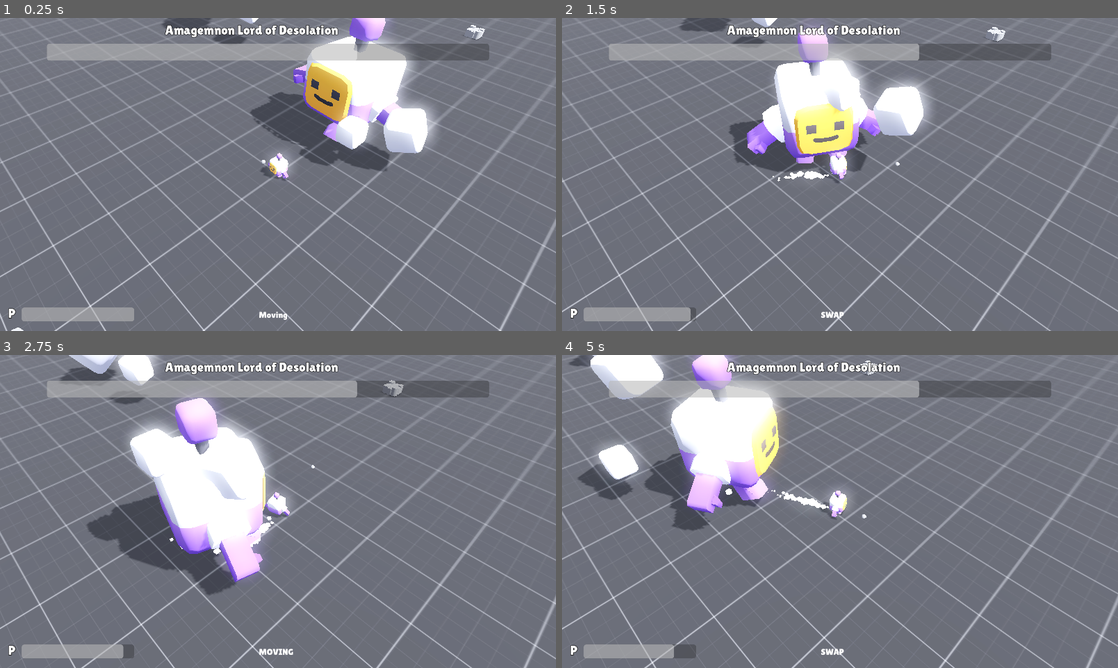
Above: before the commit, frames 1-4 (two rows, left to right).
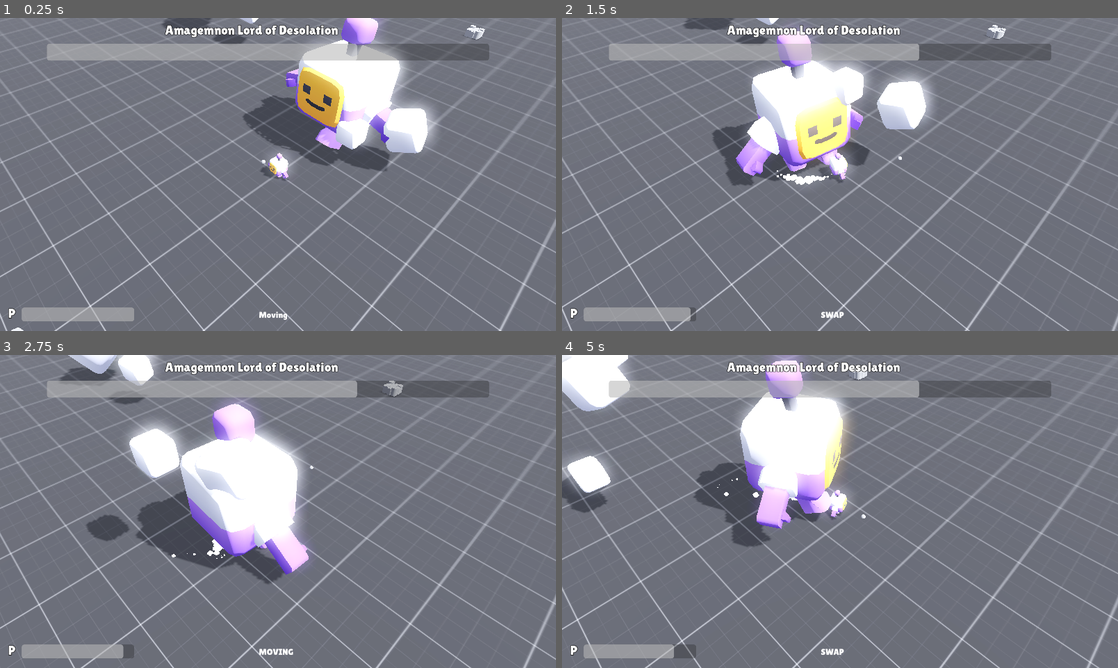
Above: after the commit, the same moments.

Repository: JejeB/Bosh_Rush_Game_Jam
Game: Godot game, scene res://scenes/main.tscn
The game is run twice, just before and just after one commit, with the same random seed, the same clock (stepped at 60 frames per second) and the same inputs.
Inputs (mouse positions are in pixels of both pictures, inside the frame that each line leads up to):
- Up to frame 1 (0.25 s): no input
- Up to frame 2 (1.5 s): move the mouse to (962, 158) at 0.52 s; hold D (move_right) 0.53-1.28 s; click (962, 158) at 0.6 s; move the mouse to (728, 190) at 1.27 s; hold S (move_back) from 1.28 s (still down); tap Q (swap_button) at 1.35 s
- Up to frame 3 (2.75 s): move the mouse to (333, 442) at 2.02 s; release S (move_back) at 2.03 s; hold D (move_right) from 2.03 s (still down); click (333, 442) at 2.1 s
- Up to frame 4 (5 s): move the mouse to (812, 574) at 2.77 s; release D (move_right) at 2.78 s; hold W (move_forward) 2.78-3.53 s; tap Q (swap_button) at 2.85, 4.35 s; click (812, 574) at 2.92 s; move the mouse to (1006, 558) at 3.52 s; hold A (move_left) from 3.53 s (still down); click (1006, 558) at 3.6 s; move the mouse to (673, 464) at 4.27 s

The runs differ from the first frame. In frame 1, 3.5% of the frame differs, in the area x 43-75%, y 0-43%; in frame 2, 15%; in frame 3, 12%; in frame 4, 22%, in the area x 0-100%, y 0-100%.

Commit message:
fix boss scene

Diff:
--- a/objects/boss.tscn
+++ b/objects/boss.tscn
@@ -1,9 +1,9 @@
 [gd_scene load_steps=8 format=3 uid="uid://440rqsqg6bur"]
 
+[ext_resource type="Script" path="res://scripts/boss.gd" id="1_fbayf"]
 [ext_resource type="PackedScene" uid="uid://c0e27836xgmhi" path="res://objects/character.tscn" id="2_sqo0v"]
 [ext_resource type="Texture2D" uid="uid://8ggihh27mlrr" path="res://sprites/blob_shadow.png" id="3_6f5u1"]
 [ext_resource type="ArrayMesh" uid="uid://deu06eho4c74" path="res://meshes/dust.res" id="4_fgork"]
-[ext_resource type="AudioStream" uid="uid://cydjn1ct3hps2" path="res://sounds/walking.ogg" id="5_u2olp"]
 
 [sub_resource type="CapsuleShape3D" id="CapsuleShape3D_gdq8c"]
 radius = 0.3
@@ -22,8 +22,9 @@
 _data = [Vector2(0, 0), 0.0, 0.0, 0, 0, Vector2(0.249284, 1), 0.0, 0.0, 0, 0, Vector2(1, 0), 0.0, 0.0, 0, 0]
 point_count = 3
 
-[node name="Player" type="CharacterBody3D"]
+[node name="Boss" type="CharacterBody3D"]
 transform = Transform3D(5, 0, 0, 0, 5, 0, 0, 0, 5, 0, 0.5, 0)
+script = ExtResource("1_fbayf")
 
 [node name="Collider" type="CollisionShape3D" parent="."]
 transform = Transform3D(1, 0, 0, 0, 1, 0, 0, 0, 1, 0, 0.55, 0)
@@ -67,7 +68,6 @@
 scale_amount_curve = SubResource("Curve_xh1e2")
 
 [node name="SoundFootsteps" type="AudioStreamPlayer" parent="."]
-stream = ExtResource("5_u2olp")
 volume_db = -5.0
 pitch_scale = 1.25
 autoplay = true
--- a/objects/player.tscn
+++ b/objects/player.tscn
@@ -1,10 +1,9 @@
-[gd_scene load_steps=9 format=3 uid="uid://dl2ed4gkybggf"]
+[gd_scene load_steps=8 format=3 uid="uid://dl2ed4gkybggf"]
 
 [ext_resource type="Script" path="res://scripts/player.gd" id="1_ffboj"]
 [ext_resource type="PackedScene" uid="uid://c0e27836xgmhi" path="res://objects/character.tscn" id="2_nero3"]
 [ext_resource type="Texture2D" uid="uid://8ggihh27mlrr" path="res://sprites/blob_shadow.png" id="3_0c7wt"]
 [ext_resource type="ArrayMesh" uid="uid://deu06eho4c74" path="res://meshes/dust.res" id="4_mvhqy"]
-[ext_resource type="AudioStream" uid="uid://cydjn1ct3hps2" path="res://sounds/walking.ogg" id="5_ics1s"]
 
 [sub_resource type="CapsuleShape3D" id="CapsuleShape3D_gdq8c"]
 radius = 0.3
@@ -69,7 +68,6 @@
 scale_amount_curve = SubResource("Curve_xh1e2")
 
 [node name="SoundFootsteps" type="AudioStreamPlayer" parent="."]
-stream = ExtResource("5_ics1s")
 volume_db = -5.0
 pitch_scale = 1.25
 autoplay = true
--- a/scenes/main.tscn
+++ b/scenes/main.tscn
@@ -6,7 +6,6 @@
 [ext_resource type="Texture2D" uid="uid://cx8lcorkfu7ti" path="res://sprites/texture_01.png" id="5_o7dvy"]
 [ext_resource type="Script" path="res://scripts/StaticBody3D.gd" id="6_5okbv"]
 [ext_resource type="PackedScene" uid="uid://440rqsqg6bur" path="res://objects/boss.tscn" id="6_clu5s"]
-[ext_resource type="Script" path="res://scripts/boss.gd" id="7_3dd7d"]
 [ext_resource type="PackedScene" uid="uid://coebog4yvxamu" path="res://objects/swappable_object.tscn" id="9_enp3u"]
 [ext_resource type="FontFile" uid="uid://d0cxd77jybrcn" path="res://fonts/lilita_one_regular.ttf" id="10_p5k18"]
 [ext_resource type="Script" path="res://scripts/hud.gd" id="10_wxsm4"]
@@ -100,8 +99,7 @@
 
 [node name="Boss" parent="." node_paths=PackedStringArray("target") instance=ExtResource("6_clu5s")]
 transform = Transform3D(5, 0, 0, 0, 5, 0, 0, 0, 5, 0, 0.5, -4.70524)
-script = ExtResource("7_3dd7d")
-movement_speed = 2
+movement_speed = 5
 target = NodePath("../Player")
 
 [node name="SwapObject" type="Node3D" parent="."]
@@ -132,6 +130,7 @@
 label_settings = SubResource("LabelSettings_yrr27")
 
 [node name="Label" type="Label" parent="CanvasLayer/BossLife/Label"]
+layout_mode = 0
 offset_left = -361.0
 offset_top = 652.0
 offset_right = -323.0
@@ -168,4 +167,3 @@
 [connection signal="hp_changed" from="Player" to="CanvasLayer" method="_on_player_hp_changed"]
 [connection signal="spell_changed" from="Player" to="CanvasLayer" method="_on_player_spell_changed"]
 [connection signal="input_event" from="Ground/MeshInstance3D/StaticBody3D" to="Ground/MeshInstance3D/StaticBody3D" method="_on_input_event"]
-[connection signal="hp_changed" from="Boss" to="CanvasLayer" method="_on_boss_hp_changed"]
--- a/scripts/boss.gd
+++ b/scripts/boss.gd
@@ -1,12 +1,9 @@
 extends CharacterBody3D
 
 signal hp_changed
-@export_subgroup("Components")
 
 @export_subgroup("Properties")
 @export var movement_speed = 250
-@export var jump_strength = 7
-
 @export var max_hp: int = 1000
 
 var movement_velocity: Vector3
Not shown: 1 places in scenes/main.tscn that only renumber resources
